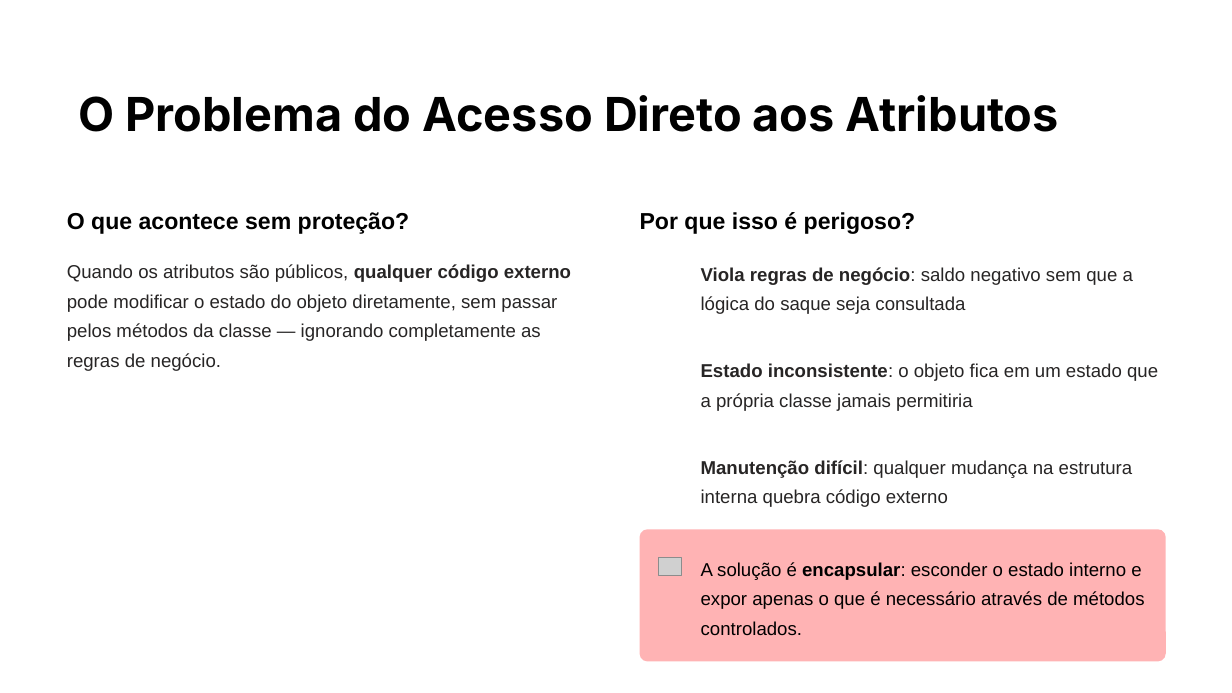
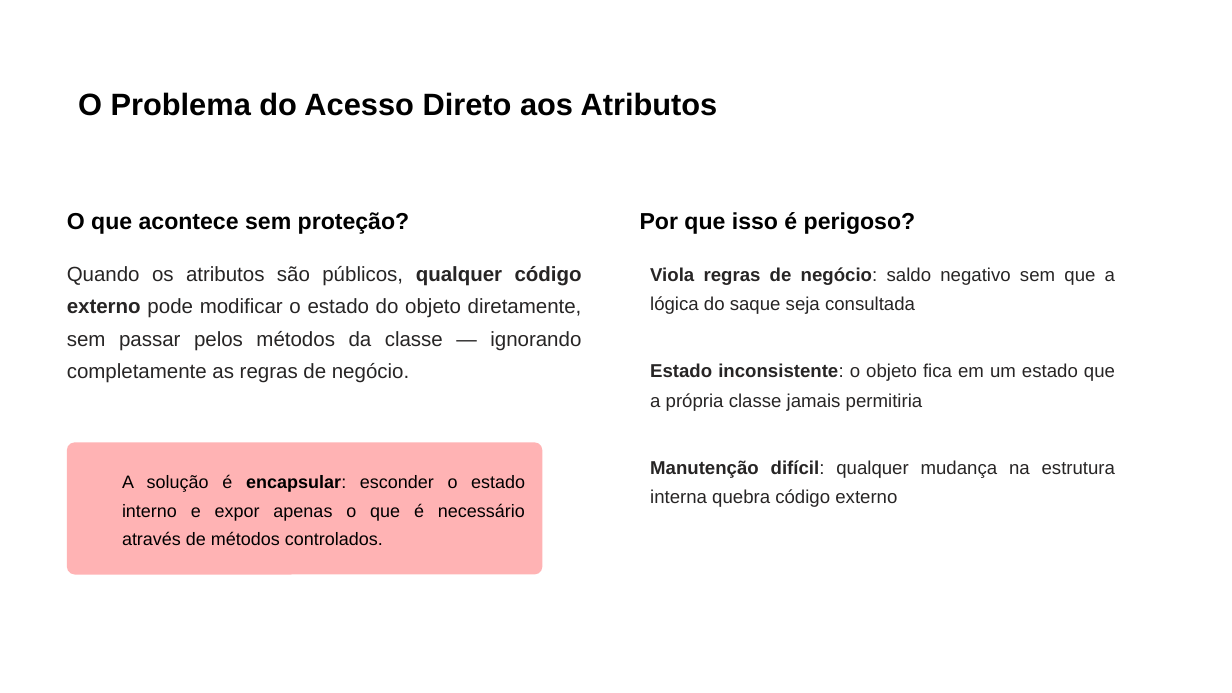
Before and after one commit to PedroMiho/UMC, a slide deck: slide 12 of ENGENHARIA DE SOFTWARE/Desenvolvimento de Aplicações/Pedro/Aula 04 - Métodos e Encapsulamento/Metodos-e-Encapsulamento-em-Dart.pptx (slide 10 before the commit). Drawn at 1232x693 pixels with LibreOffice and Linux fonts; fonts in the diff are those of the drawing; grey boxes stand for pictures; background and template pictures are left out. Boxes give left, top, right and bottom in pixels: in the first picture for what was removed or moved away, otherwise in the second. Text is boxed around its words. In the diff, an @@ line names an element or a change of style, - is before the commit and + after.

```diff
--- a/ENGENHARIA DE SOFTWARE/Desenvolvimento de Aplicações/Pedro/Aula 04 - Métodos e Encapsulamento/Metodos-e-Encapsulamento-em-Dart.pptx
+++ b/ENGENHARIA DE SOFTWARE/Desenvolvimento de Aplicações/Pedro/Aula 04 - Métodos e Encapsulamento/Metodos-e-Encapsulamento-em-Dart.pptx
@@ text "O Problema do Acesso Direto ..." at (78, 92, 718, 116): size 36.5 to 24 pt, font Inter to Arial @@
@@ text "Quando os atributos são públicos, ..." at (67, 266, 582, 383): size 14.5 to 16 pt; alignment left to justified @@
@@ rounded rectangle: place and size @@
-rounded rectangle at (640, 530, 1165, 662)
+rounded rectangle at (67, 443, 543, 575)
@@ 3 texts: place and size @@
-3 texts at (701, 267, 1158, 507)
+3 texts at (650, 267, 1115, 507)
@@ alignment left to justified in 3 elements at (650, 267, 1115, 314), (650, 363, 1115, 411), (650, 460, 1115, 507) @@
@@ text "A solução é encapsular: esconder ...": place and size @@
-text "A solução é encapsular: esconder ..." at (701, 562, 1144, 636)
+text "A solução é encapsular: esconder ..." at (122, 474, 525, 545)
@@ text "A solução é encapsular: esconder ..." at (122, 474, 525, 545): size 14.5 to 14 pt; alignment left to justified @@
@@ picture removed at (659, 557, 682, 576) @@
```
Also in this commit, not shown: 5 other slides changed, 3 slides added, 1 other file.
